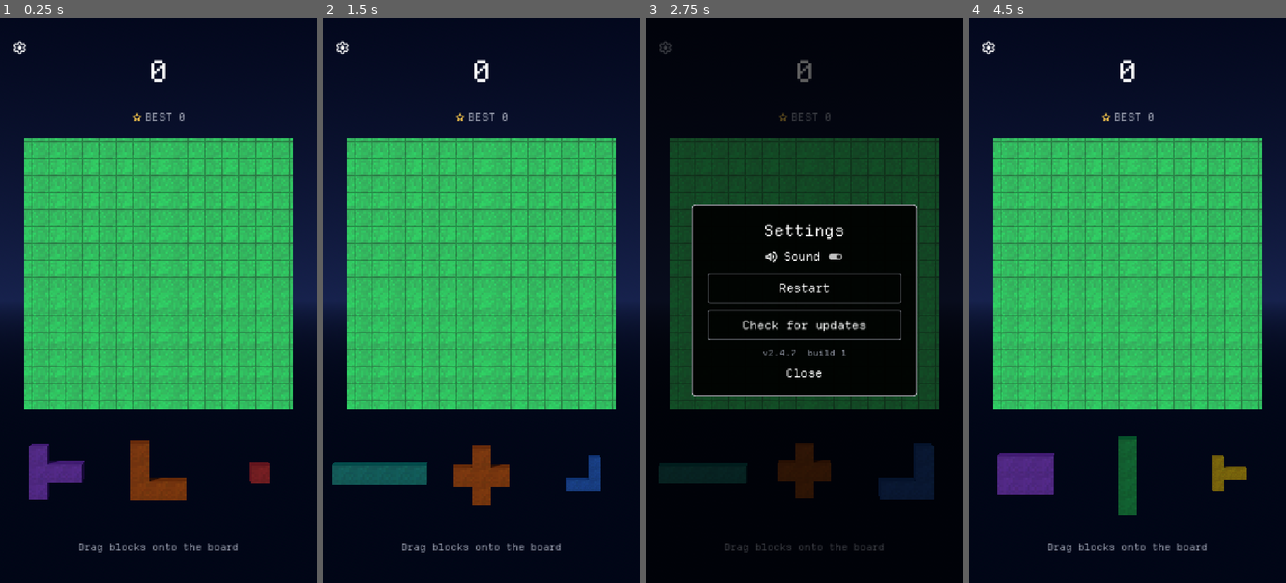
Above: before the commit, frames 1-4 (left to right).
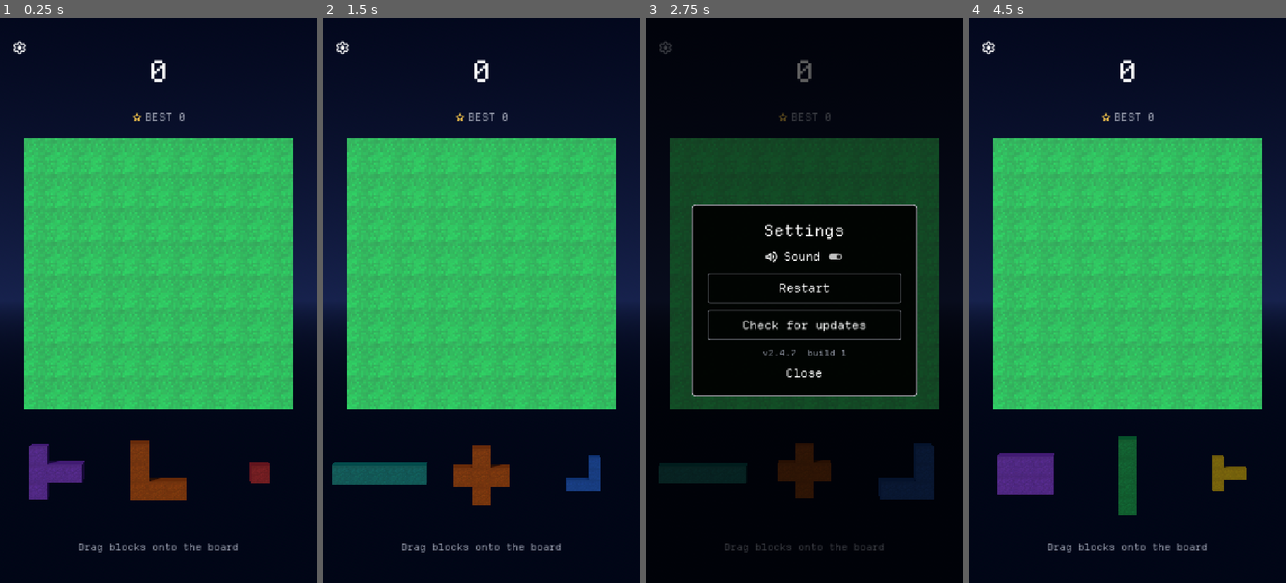
Above: after the commit, the same moments.

Repository: Matko802/blockshark
Game: Godot game, scene res://scenes/main.tscn
Same seed, same stepped clock (60 frames per second), same inputs: the game is played once before the commit and once after it.
Inputs:
- Up to frame 1 (0.25 s): no input
- Up to frame 2 (1.5 s): click "" at 0.5 s; click "Restart" at 1.25 s
- Up to frame 3 (2.75 s): click "" at 2 s
- Up to frame 4 (4.5 s): click "Restart" at 2.75 s; click "" at 3.5 s; click "Restart" at 4.25 s

The runs differ from the first frame. In frame 1, 5.2% of the frame differs, in the area x 7-93%, y 21-70%; in frame 2, 5.2%; in frame 3, less than 0.1%; in frame 4, 5.2%.

Commit message:
Full tray textures, gridless plate grass

Diff:
--- a/scripts/materials.gd
+++ b/scripts/materials.gd
@@ -62,7 +62,6 @@
 	var m := StandardMaterial3D.new()
 	m.albedo_color = COLORS[i % COLORS.size()]
 	m.albedo_texture = STONE
-	m.uv1_scale = Vector3(0.5, 0.5, 0.5)
 	m.texture_filter = BaseMaterial3D.TEXTURE_FILTER_NEAREST_WITH_MIPMAPS
 	m.roughness = 0.35
 	m.metallic = 0.05
Binary file changed: assets/textures/board_grass.png
